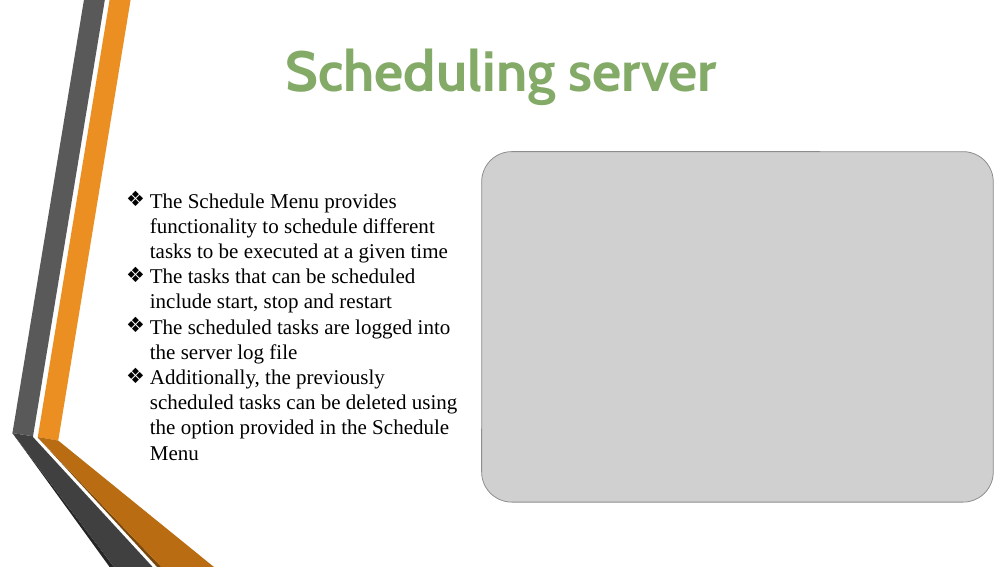
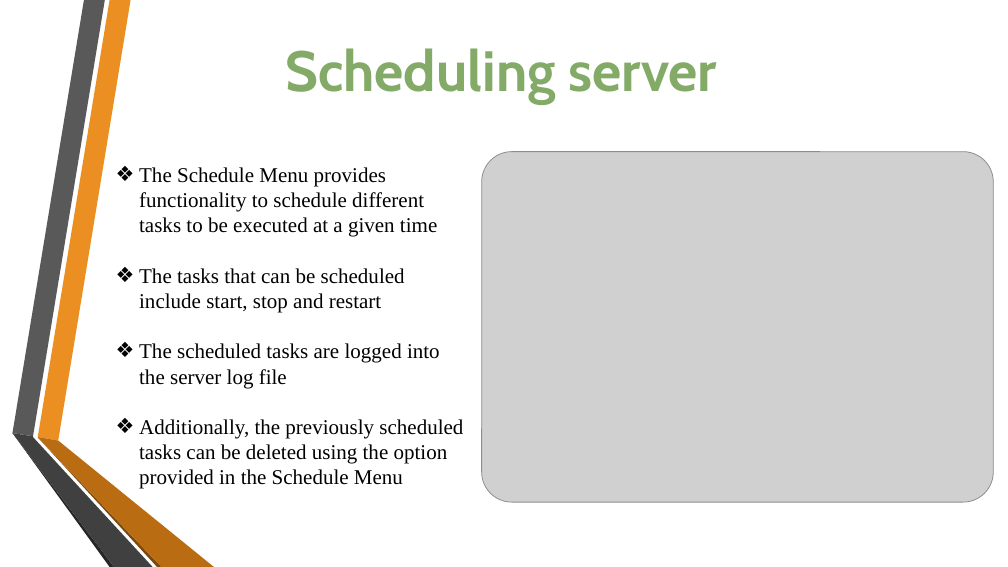
Before and after one commit to krithick14/EZ-ADMIN, a slide deck: slide 7 of Docs/Project.pptx. Drawn at 1008x567 pixels with LibreOffice and Linux fonts; fonts in the diff are those of the drawing; grey boxes stand for pictures; background and template pictures are left out. Boxes give left, top, right and bottom in pixels: in the first picture for what was removed or moved away, otherwise in the second. Text is boxed around its words. In the diff, an @@ line names an element or a change of style, - is before the commit and + after.

```diff
--- a/Docs/Project.pptx
+++ b/Docs/Project.pptx
@@ text "The Schedule Menu provides functionality ..." rewrapped from box(150, 193, 458, 461) to box(139, 167, 463, 489) @@
```
Also in this commit, not shown: 10 other slides changed.
